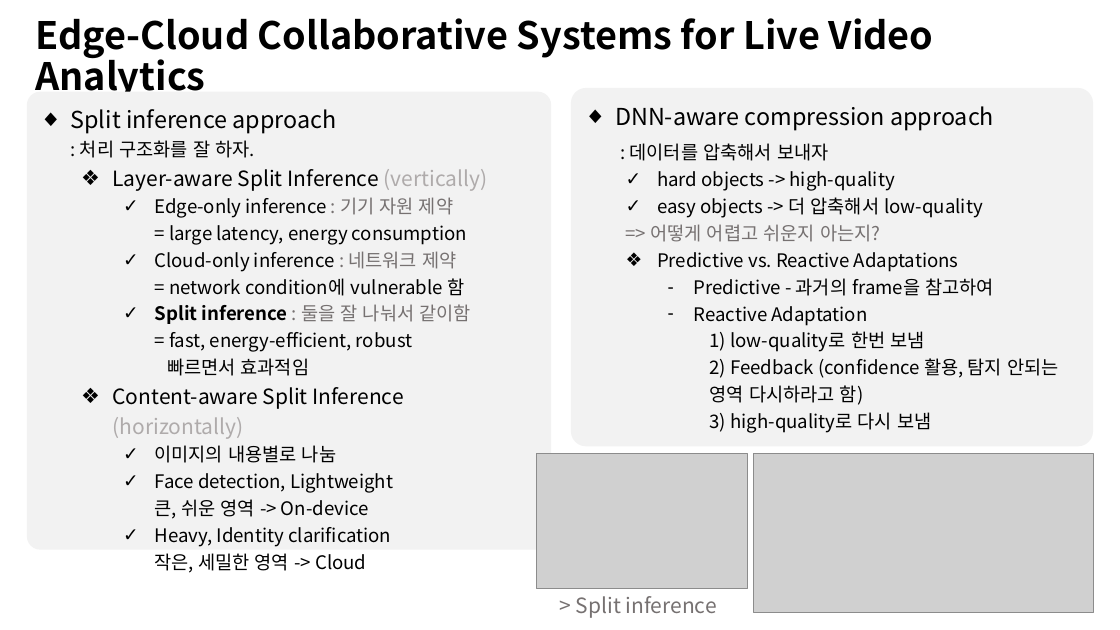
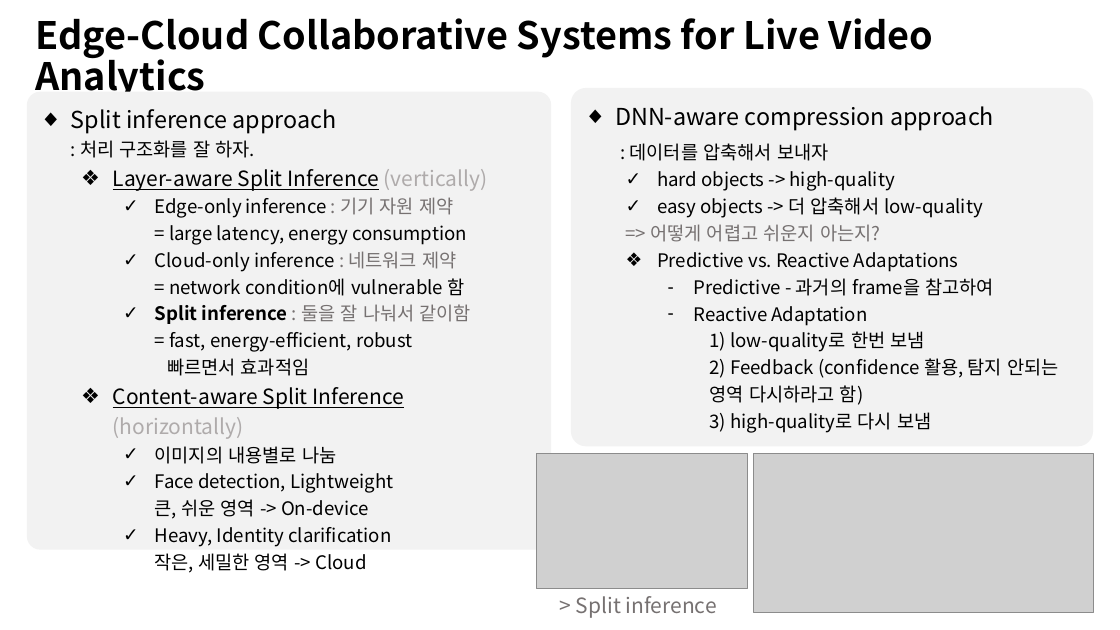
Before and after one commit to sohee98/DeepLearning_study, a slide deck: slide 2 of 미팅 자료/1주차(220316)-세미나영상요약.pptx. Drawn at 1120x630 pixels with LibreOffice and Linux fonts; fonts in the diff are those of the drawing; grey boxes stand for pictures. Boxes give left, top, right and bottom in pixels: in the first picture for what was removed or moved away, otherwise in the second. Text is boxed around its words. In the diff, an @@ line names an element or a change of style, - is before the commit and + after.

```diff
--- a/미팅 자료/1주차(220316)-세미나영상요약.pptx
+++ b/미팅 자료/1주차(220316)-세미나영상요약.pptx
@@ text in rounded rectangle at (113,169,488,439): underline on in "Layer-aware Split Inference", "Content-aware Split Inference" @@
```
Also in this commit, not shown: 1 other slide changed, 4 slides added, 2 other files.
